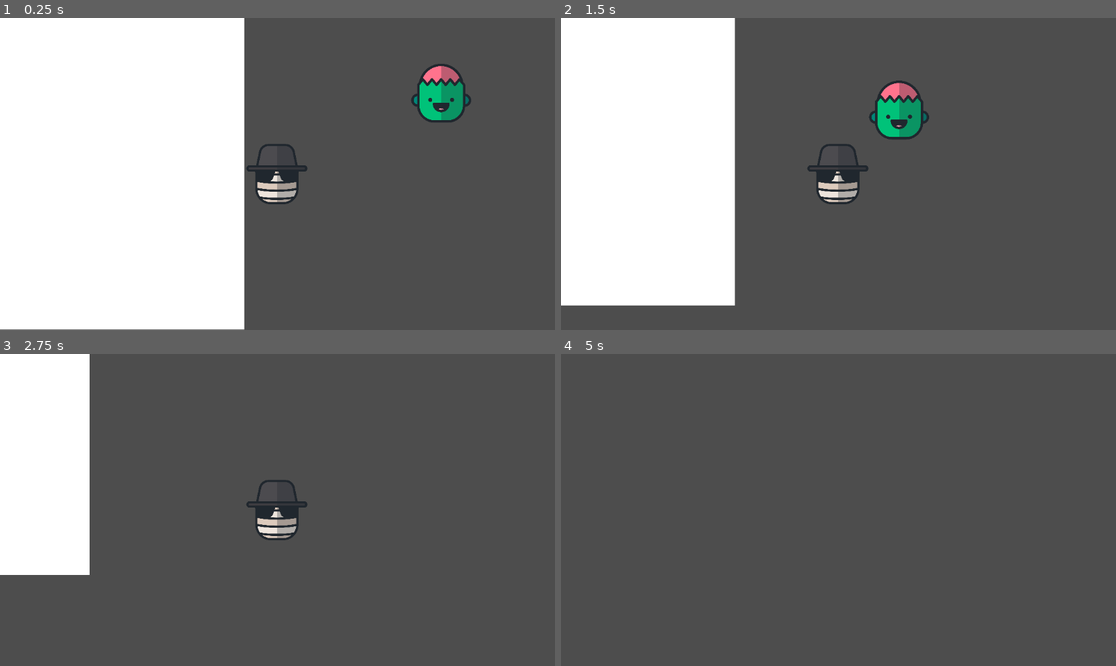
Above: before the commit, frames 1-4 (two rows, left to right).
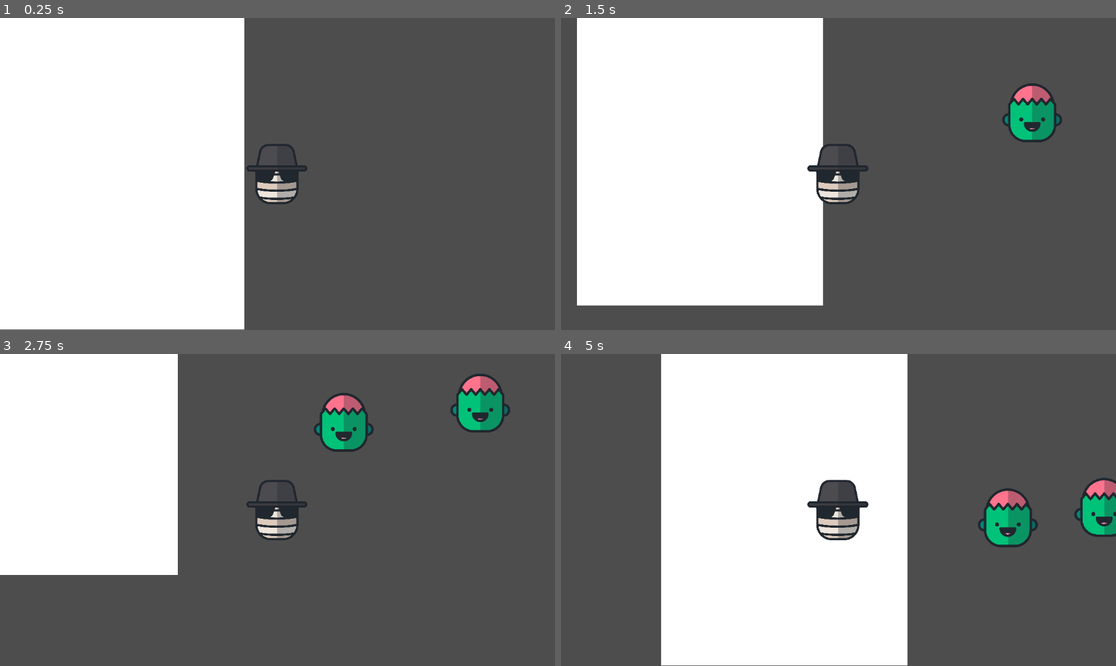
Above: after the commit, the same moments.

Repository: Naihtton/Full-Time-Job
Game: Godot game, scene res://Main.tscn
The game is run twice, just before and just after one commit, with the same random seed, the same clock (stepped at 60 frames per second) and the same inputs.
Inputs:
- Up to frame 1 (0.25 s): no input
- Up to frame 2 (1.5 s): tap Enter (ui_accept) at 0.5, 0.6, 0.77, 1.07, 1.35 s; hold Right (ui_right) 0.53-1.28 s; hold Down (ui_down) from 1.28 s (still down)
- Up to frame 3 (2.75 s): tap Enter (ui_accept) at 1.52, 1.82, 2.1 s; release Down (ui_down) at 2.03 s; hold Right (ui_right) from 2.03 s (still down)
- Up to frame 4 (5 s): release Right (ui_right) at 2.78 s; hold Up (ui_up) 2.78-3.53 s; tap Enter (ui_accept) at 2.85, 3.02, 3.32, 3.6, 3.77, 4.07, 4.35, 4.52, 4.82 s; hold Left (ui_left) from 3.53 s (still down)

The runs differ from the first frame. In frame 1, 1.5% of the frame differs, in the area x 74-85%, y 14-34%; in frame 2, 20%; in frame 3, 14%; in frame 4, 47%, in the area x 18-100%, y 0-100%.

Commit message:
making knockback

Diff:
--- a/Main.tscn
+++ b/Main.tscn
@@ -2,11 +2,11 @@
 
 [ext_resource type="Script" uid="uid://cr24y0tcd8cmq" path="res://player.gd" id="1_uu6xs"]
 [ext_resource type="Texture2D" uid="uid://uh23yew1rq1n" path="res://invisible-man-horror-svgrepo-com.svg" id="2_cm0pq"]
-[ext_resource type="Script" uid="uid://bygoevxrn7cco" path="res://zombie.gd" id="3_r0du0"]
-[ext_resource type="Texture2D" uid="uid://7ohur8o0ua3e" path="res://zombie-svgrepo-com.svg" id="4_fos0i"]
+[ext_resource type="Script" uid="uid://cuv1fklvrrqac" path="res://zombie_spawner.gd" id="3_r0du0"]
+[ext_resource type="PackedScene" uid="uid://t1ksskwd6sfu" path="res://Zombie.tscn" id="4_cm0pq"]
 
 [sub_resource type="RectangleShape2D" id="RectangleShape2D_cm0pq"]
-size = Vector2(126, 127)
+size = Vector2(110, 127)
 
 [sub_resource type="CircleShape2D" id="CircleShape2D_r0du0"]
 radius = 101.3077
@@ -28,7 +28,7 @@
 texture = ExtResource("2_cm0pq")
 
 [node name="CollisionShape2D" type="CollisionShape2D" parent="Player" unique_id=1846619245]
-position = Vector2(0, -0.5)
+position = Vector2(-1, -0.5)
 shape = SubResource("RectangleShape2D_cm0pq")
 
 [node name="Camera2D" type="Camera2D" parent="Player" unique_id=1497663050]
@@ -40,15 +40,6 @@
 shape = SubResource("CircleShape2D_r0du0")
 debug_color = Color(0.9172809, 0.049469106, 0.6894807, 0.41960785)
 
-[node name="Zombie" type="CharacterBody2D" parent="." unique_id=1020540228]
-position = Vector2(293, -181)
+[node name="ZombieSpawner" type="Node" parent="." unique_id=618702108]
 script = ExtResource("3_r0du0")
-
-[node name="Sprite2D" type="Sprite2D" parent="Zombie" unique_id=342545823]
-position = Vector2(67.999985, -1.9073486e-06)
-scale = Vector2(0.15562497, 0.15562497)
-texture = ExtResource("4_fos0i")
-
-[node name="CollisionShape2D" type="CollisionShape2D" parent="Zombie" unique_id=9666686]
-position = Vector2(67, 1)
-shape = SubResource("RectangleShape2D_cm0pq")
+zombie_scene = ExtResource("4_cm0pq")
--- /dev/null
+++ b/Zombie.tscn
@@ -0,0 +1,19 @@
+[gd_scene format=3 uid="uid://t1ksskwd6sfu"]
+
+[ext_resource type="Script" uid="uid://bygoevxrn7cco" path="res://zombie.gd" id="1_g6hu2"]
+[ext_resource type="Texture2D" uid="uid://7ohur8o0ua3e" path="res://zombie-svgrepo-com.svg" id="2_vrb4v"]
+
+[sub_resource type="RectangleShape2D" id="RectangleShape2D_cm0pq"]
+size = Vector2(110, 127)
+
+[node name="Zombie" type="CharacterBody2D" unique_id=858543 groups=["zombie"]]
+script = ExtResource("1_g6hu2")
+
+[node name="Sprite2D" type="Sprite2D" parent="." unique_id=488238437]
+position = Vector2(67.999985, -1.9073486e-06)
+scale = Vector2(0.15562497, 0.15562497)
+texture = ExtResource("2_vrb4v")
+
+[node name="CollisionShape2D" type="CollisionShape2D" parent="." unique_id=1461070796]
+position = Vector2(67, 1)
+shape = SubResource("RectangleShape2D_cm0pq")
--- a/player.gd
+++ b/player.gd
@@ -7,7 +7,7 @@
 
 var hp := 0
 var can_attack := true
-
+@onready var sprite: Sprite2D = $Sprite2D
 @onready var attack_area: Area2D = $AttackArea
 
 func _ready():
@@ -34,8 +34,14 @@
 	print("Player Attack")
 
 	for body in attack_area.get_overlapping_bodies():
-		if body.has_method("take_damage"):
+		if body == self:
+			continue
+
+		if body.is_in_group("zombie") and body.has_method("take_damage"):
 			body.take_damage(attack_damage)
+
+			if body.has_method("apply_knockback"):
+				body.apply_knockback(global_position)
 
 	await get_tree().create_timer(attack_cooldown).timeout
 	can_attack = true
@@ -43,6 +49,10 @@
 func take_damage(amount):
 	hp -= amount
 	print("Player HP:", hp)
+	if sprite != null:
+		sprite.modulate = Color.RED
+		await get_tree().create_timer(0.1).timeout
+		sprite.modulate = Color.WHITE
 
 	if hp <= 0:
 		die()
--- a/zombie.gd
+++ b/zombie.gd
@@ -3,8 +3,13 @@
 @export var speed := 100.0
 @export var max_hp := 3
 @export var damage := 1
-@export var attack_range := 120.0
+@export var attack_range := 100.0
 @export var attack_cooldown := 1.0
+@export var knockback_force := 450.0
+@export var knockback_time := 0.15
+
+var knockback_velocity := Vector2.ZERO
+var is_knocked_back := false
 
 var hp := 0
 var player: Node2D
@@ -17,6 +22,11 @@
 	player = get_tree().get_first_node_in_group("player")
 
 func _physics_process(delta):
+	if is_knocked_back:
+		velocity = knockback_velocity
+		move_and_slide()
+		return
+
 	if player == null:
 		return
 
@@ -30,6 +40,7 @@
 
 		if can_attack:
 			attack()
+
 	move_and_slide()
 
 func attack():
--- /dev/null
+++ b/zombie_spawner.gd
@@ -0,0 +1,42 @@
+extends Node
+
+@export var zombie_scene: PackedScene
+
+var wave := 1
+var spawn_interval := 2.0
+var side = randi() % 4
+var pos = Vector2.ZERO
+
+func _ready():
+	start_wave_loop()
+
+func start_wave_loop():
+
+	while true:
+
+		print("Wave:", wave)
+
+		for i in range(wave * 5):
+			spawn_zombie()
+
+			await get_tree().create_timer(0.3).timeout
+
+		wave += 1
+
+		spawn_interval *= 0.9
+
+		await get_tree().create_timer(5.0).timeout
+
+func spawn_zombie():
+
+	var zombie = zombie_scene.instantiate()
+
+	get_parent().add_child(zombie)
+
+	match side:
+		0: pos = Vector2(randf_range(-200, 1200), -100)
+		1: pos = Vector2(randf_range(-200, 1200), 900)
+		2: pos = Vector2(-100, randf_range(-200, 900))
+		3: pos = Vector2(1300, randf_range(-200, 900))
+
+	zombie.global_position = pos
Not shown, added: zombie_spawner.gd.uid
